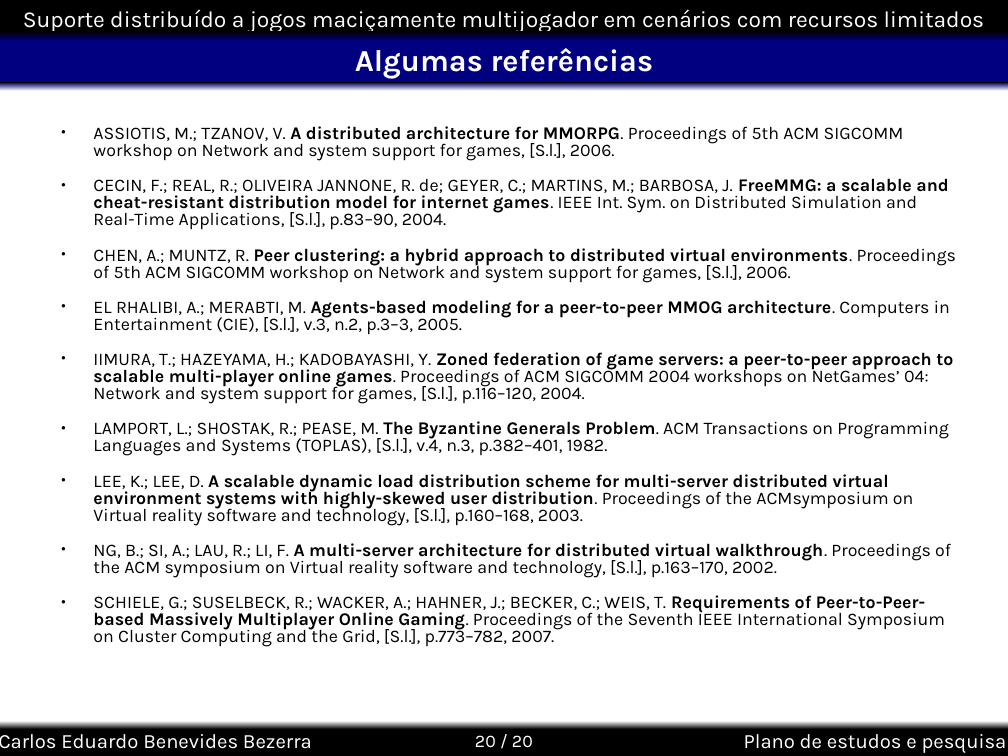
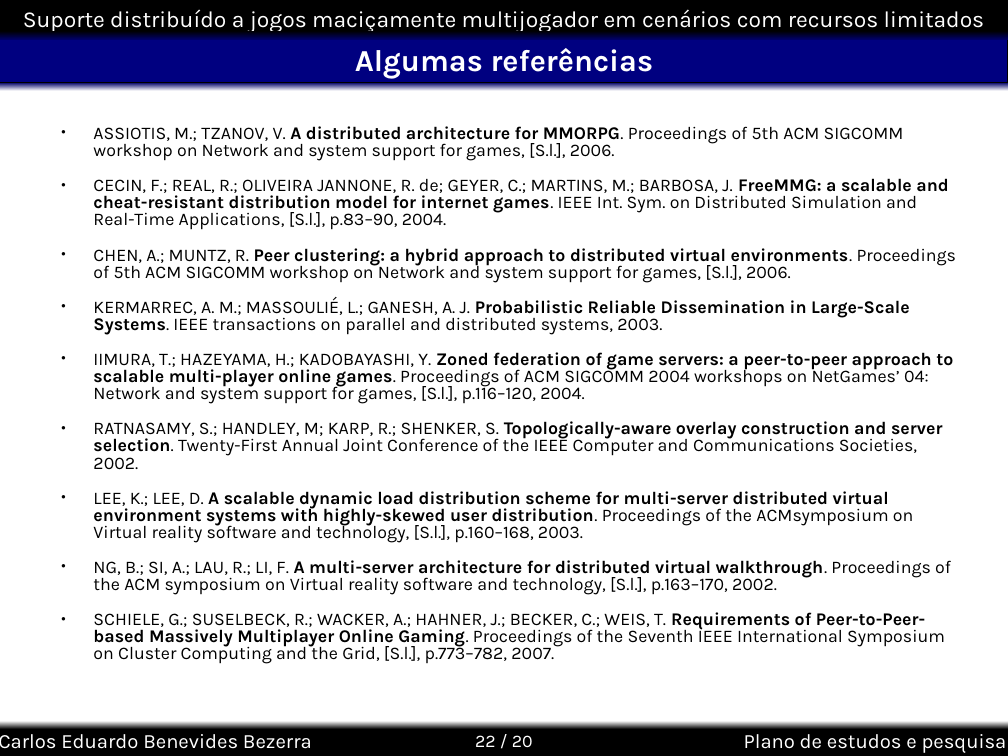
Before and after one commit to kdubezerra/kdubezerra, a slide deck: slide 22 of textos/semac/Semac_Defesa.ppt (slide 20 before the commit). Drawn at 1008x756 pixels with LibreOffice and Linux fonts; fonts in the diff are those of the drawing; background and template pictures are left out. Boxes give left, top, right and bottom in pixels: in the first picture for what was removed or moved away, otherwise in the second. Text is boxed around its words. In the diff, an @@ line names an element or a change of style, - is before the commit and + after.

```diff
--- a/textos/semac/Semac_Defesa.ppt
+++ b/textos/semac/Semac_Defesa.ppt
@@ text at (93,297,910,335): text changed @@
-● EL RHALIBI, A.; MERABTI, M. Agents-based modeling for a peer-to-peer MMOG architecture. Computers in Entertainment (CIE), [S.l.], v.3, n.2, p.3–3, 2005.
+● KERMARREC, A. M.; MASSOULIÉ, L.; GANESH, A. J. Probabilistic Reliable Dissemination in Large-Scale Systems. IEEE transactions on parallel and distributed systems, 2003.
@@ text at (93,421,942,470): text changed @@
-● LAMPORT, L.; SHOSTAK, R.; PEASE, M. The Byzantine Generals Problem. ACM Transactions on Programming Languages and Systems (TOPLAS), [S.l.], v.4, n.3, p.382–401, 1982.
+● RATNASAMY, S.; HANDLEY, M; KARP, R.; SHENKER, S. Topologically-aware overlay construction and server selection. Twenty-First Annual Joint Conference of the IEEE Computer and Communications Societies, 2002.
@@ page number at (475,735,533,747): text changed @@
-20 / 20
+22 / 20
```
Also in this commit, not shown: 8 other slides changed, 3 slides added, 1 slide removed.
